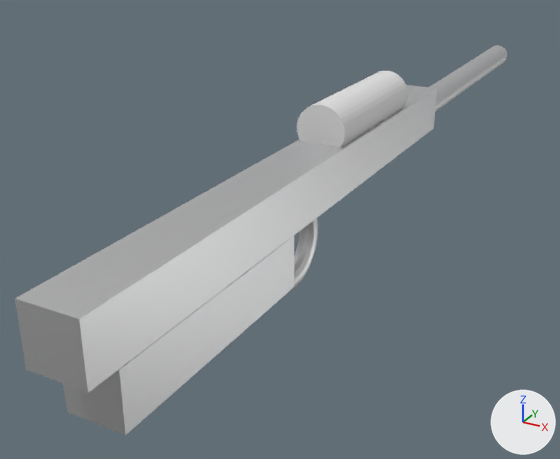
A saved change to the Blender file AWP.blend.
Camera for both pictures: a camera (50 mm lens) standing at (12.3, -26.4, 13.4) and looking at (-3.2, 1.8, -0.6). Every picture has the same lights, and +X, +Y and +Z are marked at lower right. The first picture is the older version.

The older version as bpy lines, for what is in view:
```python
ob_cube = bpy.data.objects.new('Cube', me_cube_001)
ob_cube.location = (0.0, -2.65, 3.56)
ob_cube.scale = (1.0, 12.6, 1.0)
ob_cube_001 = bpy.data.objects.new('Cube.001', me_cube_002)
ob_cube_001.location = (0.0, -9.5, 1.54)
ob_cube_001.scale = (1.0, 4.64, 1.0)
ob_cylinder = bpy.data.objects.new('Cylinder', me_cylinder)
ob_cylinder.location = (0.0, 2.44, 5.11)
ob_cylinder.rotation_euler = (-1.569, 0.0, 0.0)  # degrees (-90, 0, 0)
ob_cylinder.scale = (1.0, 1.0, 3.34)
ob_cylinder_001 = bpy.data.objects.new('Cylinder.001', me_cylinder_001)
ob_cylinder_001.location = (0.0, 16.94, 3.37)
ob_cylinder_001.rotation_euler = (-1.569, 0.0, 0.0)  # degrees (-90, 0, 0)
ob_cylinder_001.scale = (0.633, 0.636, 8.79)
ob_torus = bpy.data.objects.new('Torus', me_torus)
ob_torus.location = (0.0, -3.17, 1.28)
ob_torus.rotation_euler = (0.0, 1.603, 0.0)  # degrees (0, 92, 0)
ob_torus.scale = (-1.43, -1.43, -1.43)
```
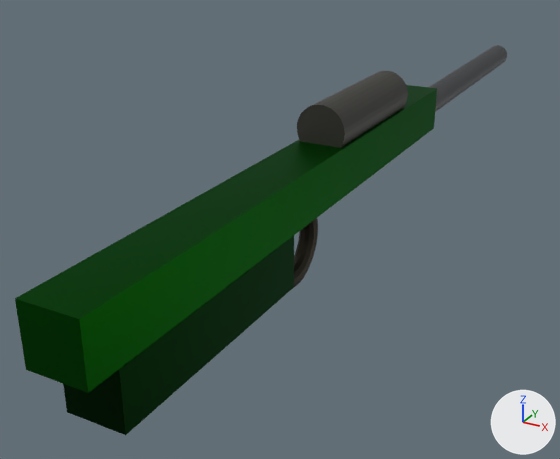
Patch to the scene script:
```diff
--- a/AWP.blend.py
+++ b/AWP.blend.py
@@ mat_material_001 @@
 n1 = _N.new('ShaderNodeBsdfMetallic'); n1.name = 'Metallic BSDF'
-n1.inputs[0].default_value = (0.8, 0.8, 0.8, 1.0)  # 'Base Color', white #e7e7e7
+n1.inputs[0].default_value = (0.00128, 0.0834, 0.0, 1.0)  # 'Base Color', dark green #045200
 _L.new(n1.outputs[0], n0.inputs[0])  # 'BSDF' to 'Surface'
@@ mat_material_003 @@
 n1 = _N.new('ShaderNodeBsdfMetallic'); n1.name = 'Metallic BSDF'
-n1.inputs[0].default_value = (0.8, 0.8, 0.8, 1.0)  # 'Base Color', white #e7e7e7
+n1.inputs[0].default_value = (0.0419, 0.0368, 0.0264, 1.0)  # 'Base Color', dark grey #3a362d
 _L.new(n1.outputs[0], n0.inputs[0])  # 'BSDF' to 'Surface'
@@ mat_material_002 @@
 n1 = _N.new('ShaderNodeBsdfMetallic'); n1.name = 'Metallic BSDF'
-n1.inputs[0].default_value = (0.8, 0.8, 0.8, 1.0)  # 'Base Color', white #e7e7e7
+n1.inputs[0].default_value = (0.000443, 0.0234, 0.0000417, 1.0)  # 'Base Color', black #012a00
 _L.new(n1.outputs[0], n0.inputs[0])  # 'BSDF' to 'Surface'
@@ mat_material_004 @@
 n1 = _N.new('ShaderNodeBsdfMetallic'); n1.name = 'Metallic BSDF'
-n1.inputs[0].default_value = (0.8, 0.8, 0.8, 1.0)  # 'Base Color', white #e7e7e7
+n1.inputs[0].default_value = (0.144, 0.144, 0.144, 1.0)  # 'Base Color', dark grey #6a6a6a
 _L.new(n1.outputs[0], n0.inputs[0])  # 'BSDF' to 'Surface'
@@ mat_material_005 @@
+mat_material_005 = principled_material('Material.005')
+mat_material_005.base_color = (0.0268, 0.0256, 0.0197)  # black #2e2c26
@@ me_cylinder @@
 me_cylinder.from_pydata(...)  # 64 vertices, 34 faces; spans x -1.0..1.0, y -1.0..1.0, z -1.0..1.0
+me_cylinder.materials.append(mat_material_005)  # black #2e2c26
```

Boxes (x1, y1, x2, y2) around the edits, measured in the pictures (560 x 459 px):
'Cube', recoloured (grey to green)
    both: (15, 85, 437, 393)
'Cube.001', recoloured (grey to black)
    both: (63, 236, 294, 435)
'Cylinder', recoloured (white to black)
    both: (297, 71, 408, 148)
'Cylinder.001', recoloured (darker)
    both: (429, 45, 507, 112)
'Torus', recoloured (grey to black)
    both: (294, 218, 318, 287)
